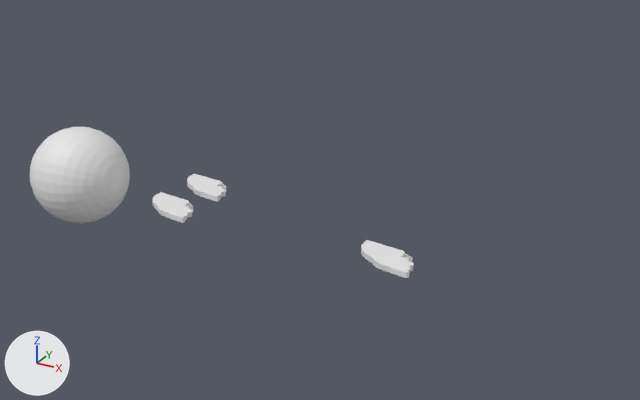
Two versions of the Blender file lowpoly.blend, one commit apart.
The view is the same before and after, from a 50 mm lens placed at (7.45, -8.65, 5.78), pointed at (1.87, 1.49, 0.71). Every picture has the same lights, and +X, +Y and +Z are marked at lower left.
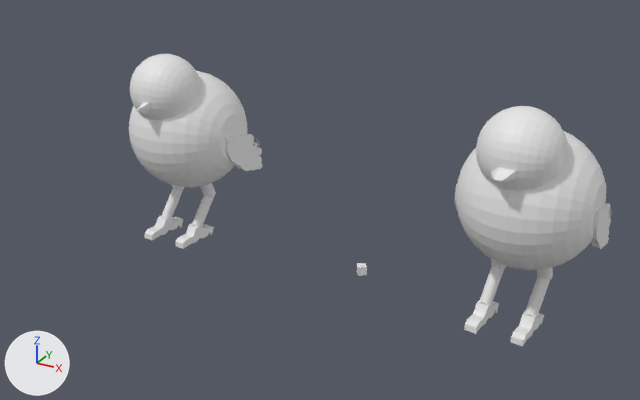
Boxes (x1, y1, x2, y2) around the edits, measured in the pictures (640 x 400 px):
'Sphere.002', added: after (129, 54, 262, 249)
'Sphere.001', reshaped, moved, rescaled, modifiers changed (8% narrower, 11% shorter): before (30, 127, 130, 223); after (476, 106, 568, 191)
'Sphere.004', added: after (456, 131, 606, 270)
'Cube.002', moved, turned: before (187, 174, 226, 201); after (455, 184, 612, 249)
'Cylinder.001', added: after (510, 267, 553, 346)
'Cube.001', deleted: before (361, 240, 414, 278)
'Cylinder.002', added: after (464, 259, 506, 334)
'Cube', reshaped, moved, turned, rescaled: before (153, 192, 193, 223); after (357, 263, 367, 276)
part 2 of me_sphere_001, added: after (476, 106, 568, 191)
part 3 of me_sphere_001, deleted: before (30, 127, 130, 223)

What the commit changed:
me_sphere_001 is used by ob_sphere_001; location (-3.06, 1.86, 0.0); rotation (1.591, 0.0, -1.551), in degrees (91, 0, -89); scale (2.67, 2.67, 2.67).
me_sphere_001 had 257 vertices, 257 faces and spanned x -0.314..0.314, y -0.314..0.314, z 0.0..0.314.
me_sphere_001 now has 482 vertices, 512 faces and spans x -1.284..1.0, y -1.0..1.0, z -1.0..1.0.
me_sphere_001 part 2: 482 vertices added at x -1.284..1.0, y -1.0..1.0, z -1.0..1.0.
me_sphere_001 part 3: 257 vertices removed from x -0.314..0.314, y -0.314..0.314, z 0.0..0.314.
me_cube is used by ob_cube; location (-0.95, 1.62, 0.06); scale (-0.296, -0.148, -0.043).
me_cube had 292 vertices, 129 faces, 6 loose edges and spanned x -2.14..1.0, y -1.0..3.38, z -0.73..1.55.
me_cube now has 8 vertices, 6 faces and spans x -1.0..1.0, y -1.0..1.0, z -1.0..1.0.
me_cube part 1: the whole mesh is rebuilt.
Mesh me_cylinder_002 is new.
It has 164 vertices, 101 faces and spans x -4.41..3.67, y -1.05..0.97, z -3.78..5.94.
Mesh me_sphere_002 is new.
It has 257 vertices, 257 faces and spans x -0.314..0.314, y -0.314..0.314, z 0.0..0.292.
Mesh me_sphere_010 is new.
It has 1876 vertices, 1485 faces, 12 loose edges and spans x -0.42..0.613, y -0.314..0.405, z -0.307..0.316.
Object 'Sphere.001' (ob_sphere_001) moves from (-3.06, 1.86, 0.0) to (5.02, 0.29, 2.41).
Object 'Sphere.001' (ob_sphere_001) loses its MIRROR modifier named 'Mirror'.
Modifier setting removed (it was use_axis = (False, False, True)).
Modifier setting removed (it was use_clip = True).
Object 'Sphere.001' (ob_sphere_001) is rescaled from (2.67, 2.67, 2.67) to (0.484, 0.484, 0.484).
Object 'Cube' (ob_cube) moves from (-0.95, 1.62, 0.06) to (2.78, 1.03, 0.05).
Object 'Cube' (ob_cube) turns from (0, 0, 0) to (0, 0, 34) degrees about x, y and z.
Object 'Cube' (ob_cube) is rescaled from (-0.296, -0.148, -0.043) to (-0.0617, -0.0617, -0.0617).
Object 'Cube.001' (ob_cube_001) is deleted.
Object 'Cube.002' (ob_cube_002) moves from (-0.95, 2.54, 0.06) to (5.85, 0.75, 1.62).
Object 'Cube.002' (ob_cube_002) turns from (0, 0, 0) to (90, 5.8, 90) degrees about x, y and z.
Object 'Cylinder.002' (ob_cylinder_002) is new; it shows me_cylinder_002.
Its location is (4.72, 0.49, 0.54).
Its rotation in degrees is (1.7, 5.4, 86).
Its scale is (0.09, 0.09, 0.113).
Object 'Cylinder.001' (ob_cylinder_001) is new; it shows a copy of me_cylinder_002.
Its location is (5.28, 0.49, 0.54).
Its rotation in degrees is (1.7, 5.4, 86).
Its scale is (0.09, 0.09, 0.113).
Object 'Sphere.004' (ob_sphere_004) is new; it shows me_sphere_002.
Its location is (5.06, 0.68, 1.73).
Its rotation in degrees is (282, 96, 101).
Its scale is (2.67, 2.67, 2.67).
It gains a MIRROR modifier named 'Mirror'.
Modifier setting: use_axis = (False, False, True).
Modifier setting: use_clip = True.
Object 'Sphere.002' (ob_sphere_002) is new; it shows me_sphere_010.
Its location is (0.0, 1.0, 1.61).
Its rotation in degrees is (282, 96, 101).
Its scale is (2.67, 2.67, 2.67).
